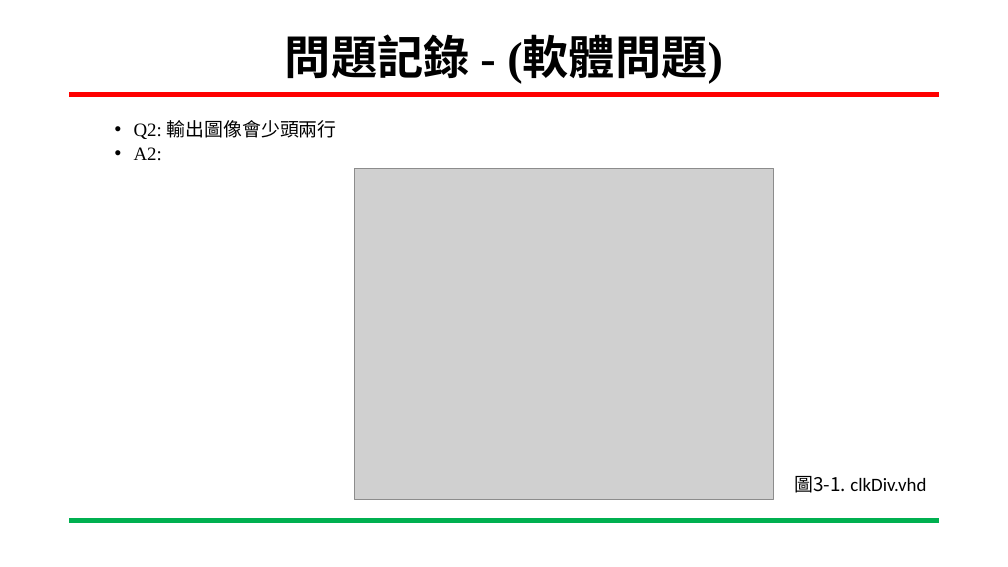
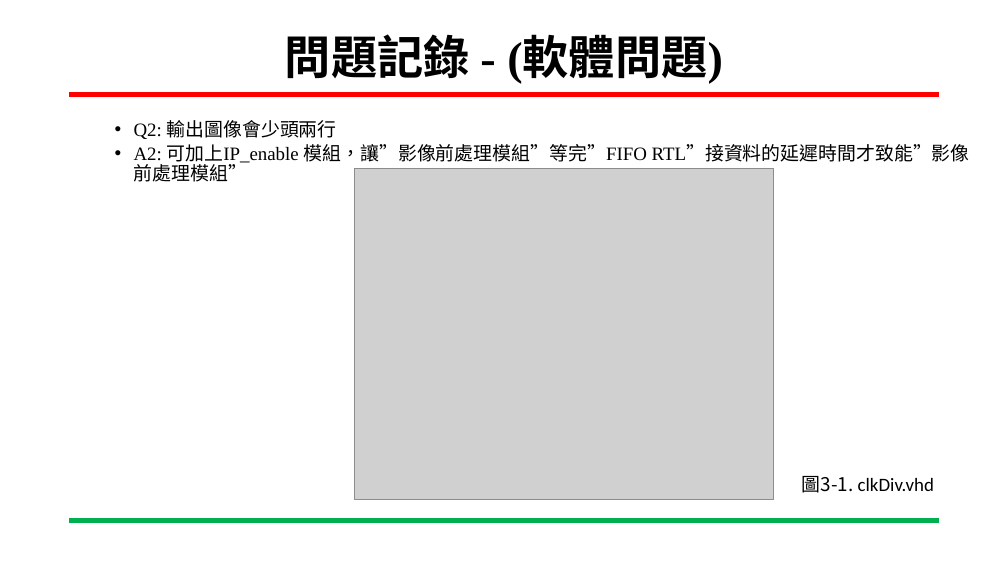
Before and after one commit to ing0331/FPGA, a slide deck: slide 35 of HW8_Canny_BRam/N06-Tutorial/專案進度報告-Canny_VGA-吳東穎-20230607.pptx (slide 28 before the commit). Drawn at 1008x567 pixels with LibreOffice and Linux fonts; fonts in the diff are those of the drawing; grey boxes stand for pictures; background and template pictures are left out. Boxes give left, top, right and bottom in pixels: in the first picture for what was removed or moved away, otherwise in the second. Text is boxed around its words. In the diff, an @@ line names an element or a change of style, - is before the commit and + after.

```diff
--- a/HW8_Canny_BRam/N06-Tutorial/專案進度報告-Canny_VGA-吳東穎-20230607.pptx
+++ b/HW8_Canny_BRam/N06-Tutorial/專案進度報告-Canny_VGA-吳東穎-20230607.pptx
@@ text at [134,144,970,182]: text changed @@
-  • A2:
+  • A2: 可加上IP_enable 模組，讓”影像前處理模組”等完”FIFO RTL”接資料的延遲時間才致能”影像前處理模組”
@@ text "圖3-1. clkDiv.vhd": place and size @@
-text "圖3-1. clkDiv.vhd" at [794,476,926,493]
+text "圖3-1. clkDiv.vhd" at [802,476,934,493]
```
Also in this commit, not shown: 11 other slides changed, 9 slides added, 4 slides removed, 20 other files.
